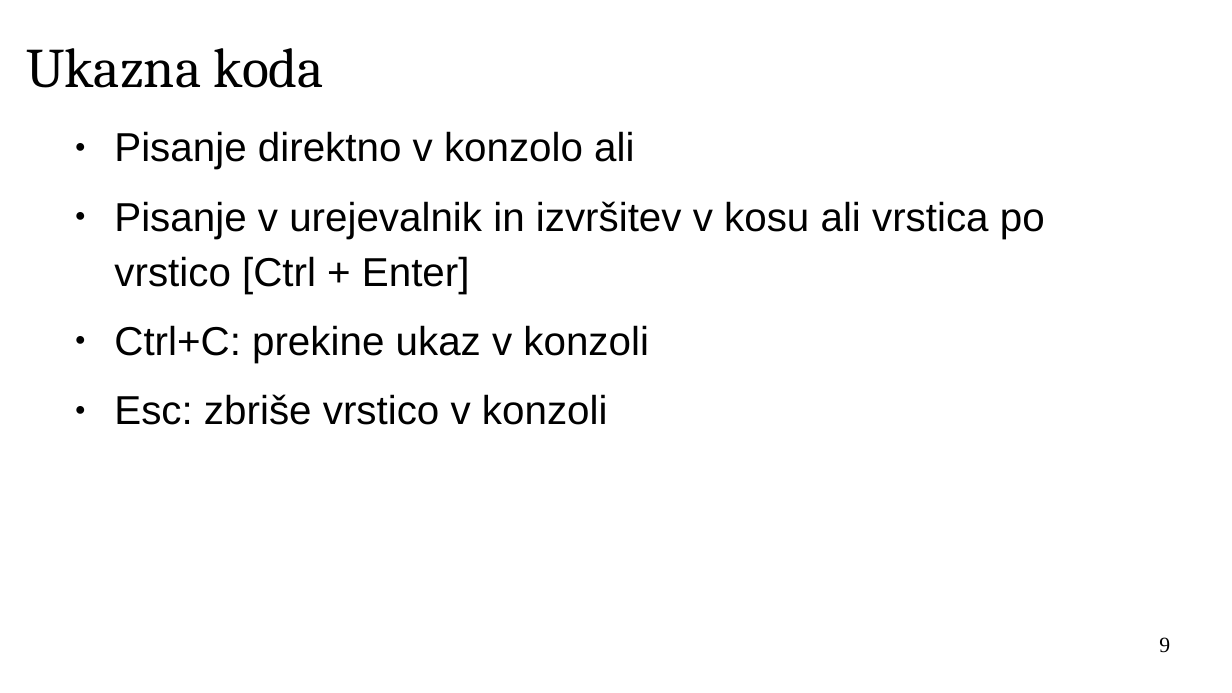
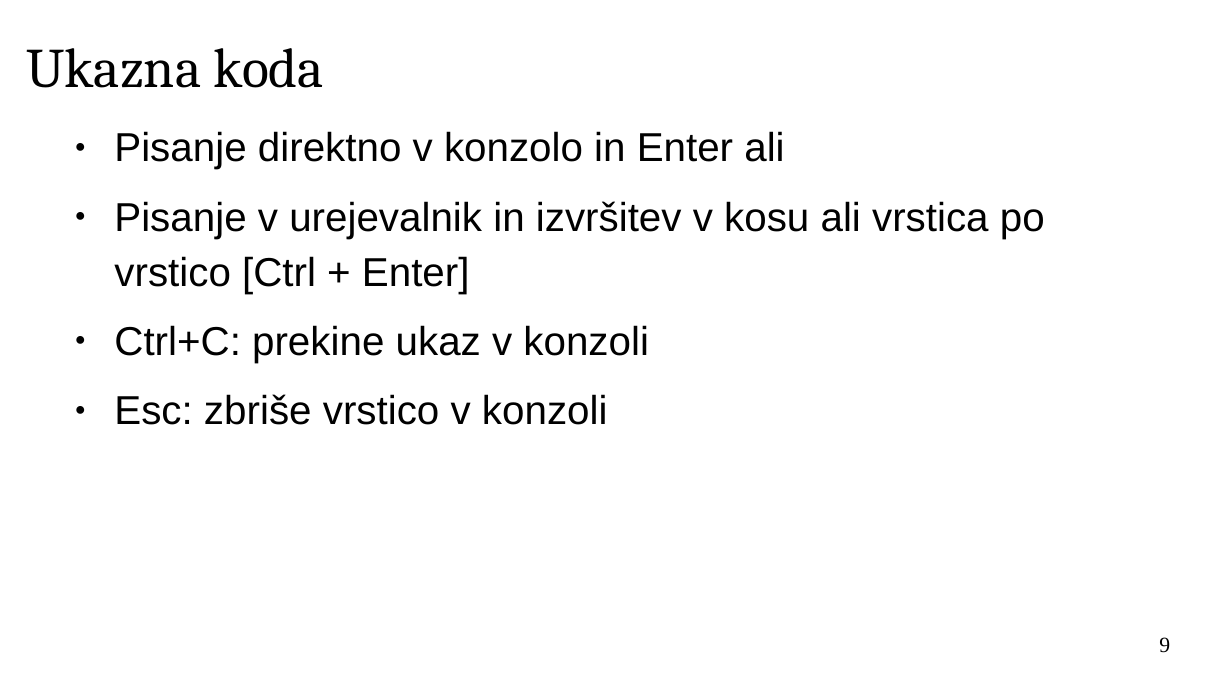
Before and after one commit to janaobsteter/R_tecaj, a slide deck: slide 9 of IT_Rtecaj.odp. Drawn at 1232x693 pixels with LibreOffice and Linux fonts; fonts in the diff are those of the drawing; background and template pictures are left out. Boxes give left, top, right and bottom in pixels: in the first picture for what was removed or moved away, otherwise in the second. Text is boxed around its words. In the diff, an @@ line names an element or a change of style, - is before the commit and + after.

```diff
--- a/IT_Rtecaj.odp
+++ b/IT_Rtecaj.odp
@@ text at box(114, 131, 784, 169): text changed @@
-● Pisanje direktno v konzolo ali
+● Pisanje direktno v konzolo in Enter ali
```
Also in this commit, not shown: 12 other slides changed, 3 slides added.
